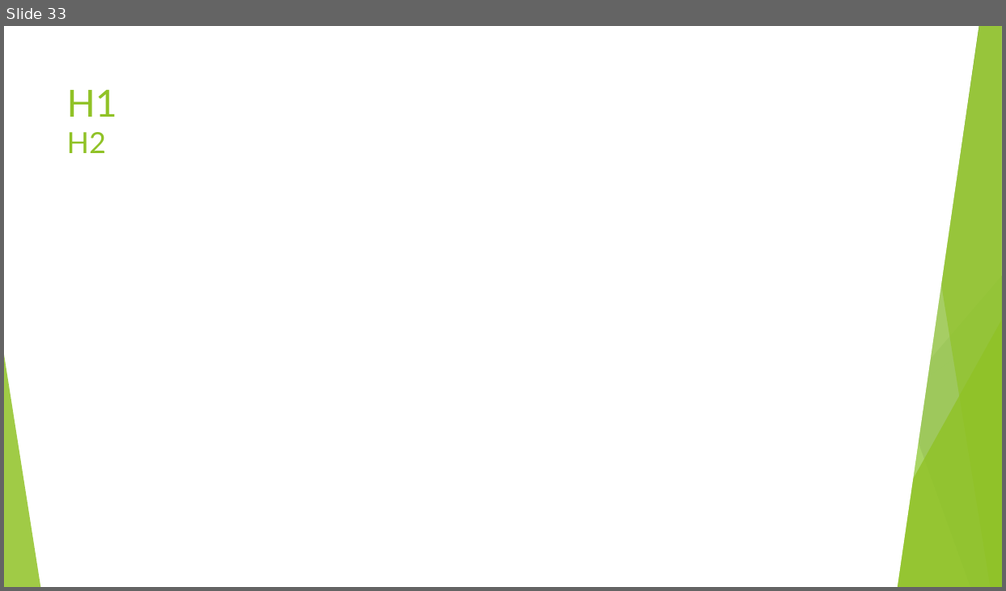
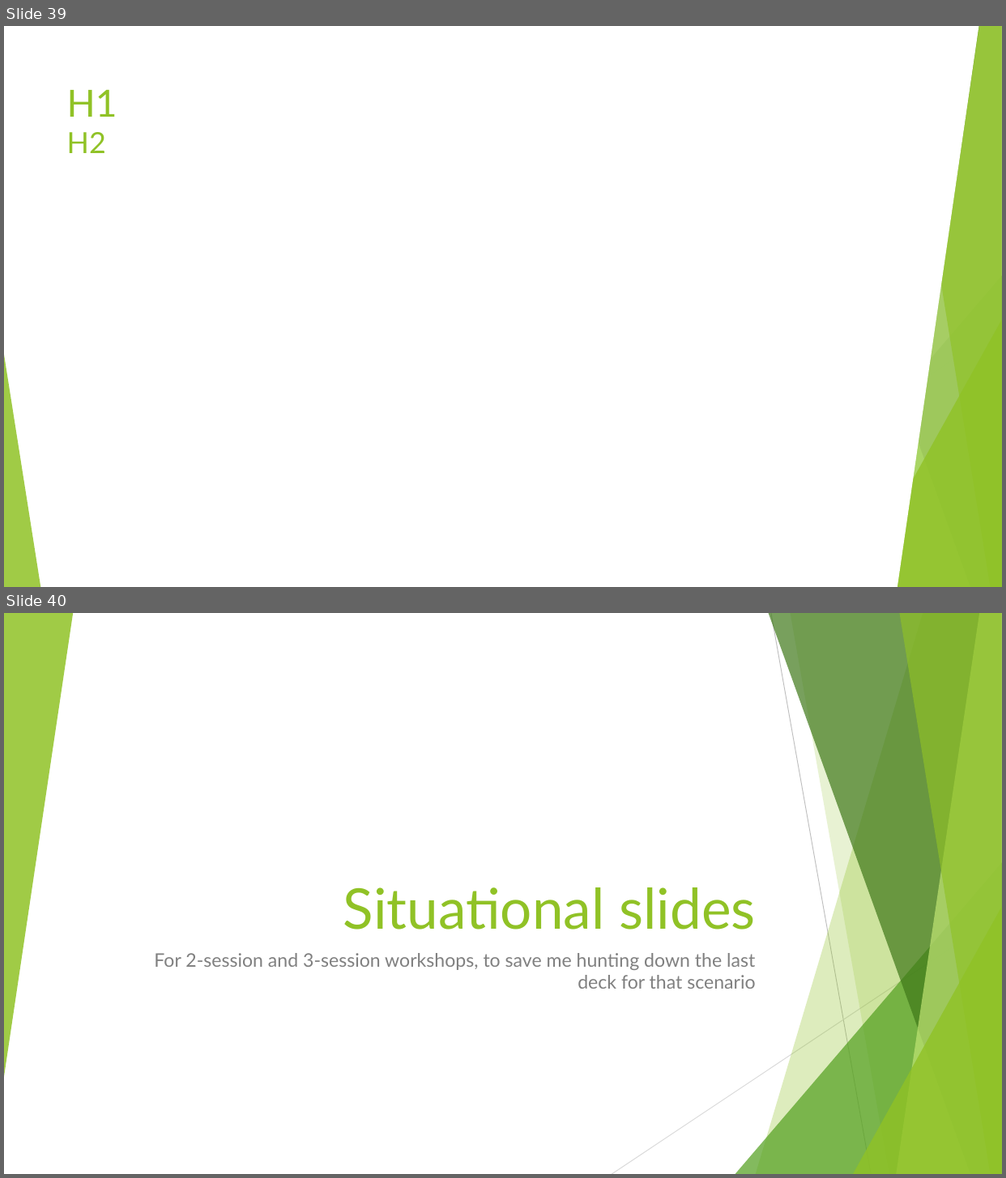
Before and after one commit to AlexLabram/Bonsai, a slide deck: Courseware/Bonsai On A Budget (running).pptx. Shown one above the other, each under a label of ours: slide 33 before the commit, slides 39 and 40 after it. The pictures are 1006x591 and 1006x1178 pixels, drawn with LibreOffice and Linux fonts; fonts in the diff are those of the drawing. Boxes give left, top, right and bottom in pixels: in the first picture for what was removed or moved away, otherwise in the second. Text is boxed around its words. In the diff, an @@ line names an element or a change of style, - is before the commit and + after.

Commit message:
Added "situationals" section
Added first pass of "clear / chop / control / continue" summary
Forgot to add indicator of where work is being done at each phase - add later!

```diff
--- a/Courseware/Bonsai On A Budget (running).pptx
+++ b/Courseware/Bonsai On A Budget (running).pptx
@@ slide 40 added at (4, 613, 1002, 1174), background #FFFFFF; not listed: 9 template elements that a slide beside it also shows @@
@@ triangle added at (4, 613, 73, 1077), fill #90C226 at 85% opacity @@
@@ title added at (343, 888, 755, 930), 54 pt, text #90C226 @@
+Situational slides
@@ subtitle added at (154, 953, 755, 989), 18 pt, text #808080 @@
+For 2-session and 3-session workshops, to save me hunting down the last deck for that scenario
@@ what was slide 33 is now slide 39 @@
```
Also in this commit, not shown: 2 slides changed, 11 other slides added.
